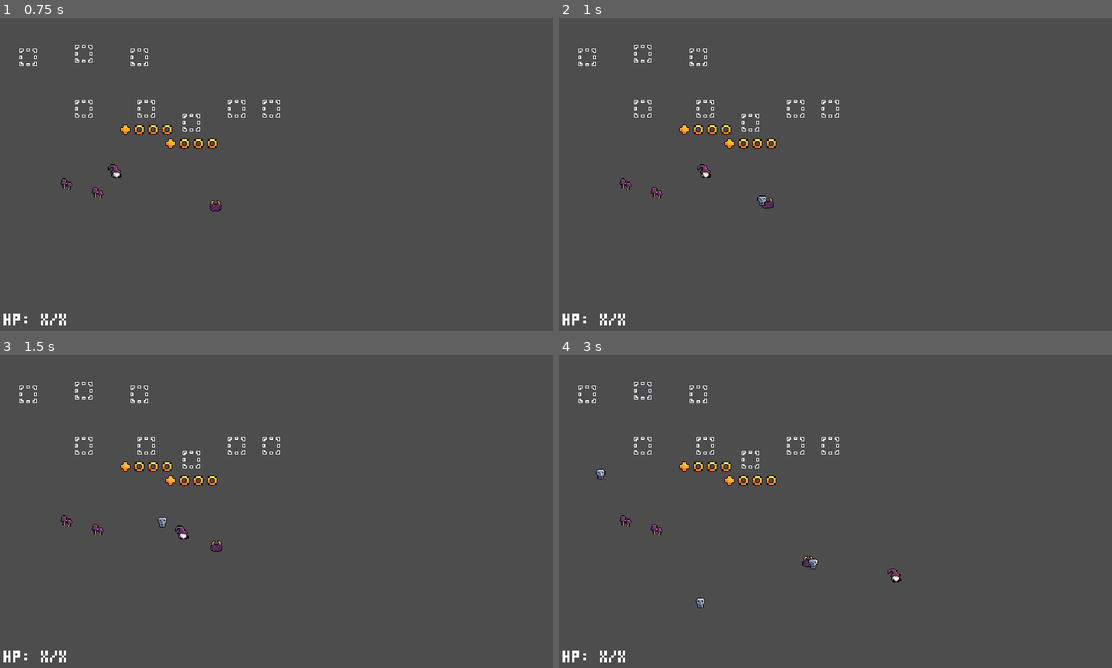
Above: before the commit, frames 1-4 (two rows, left to right).
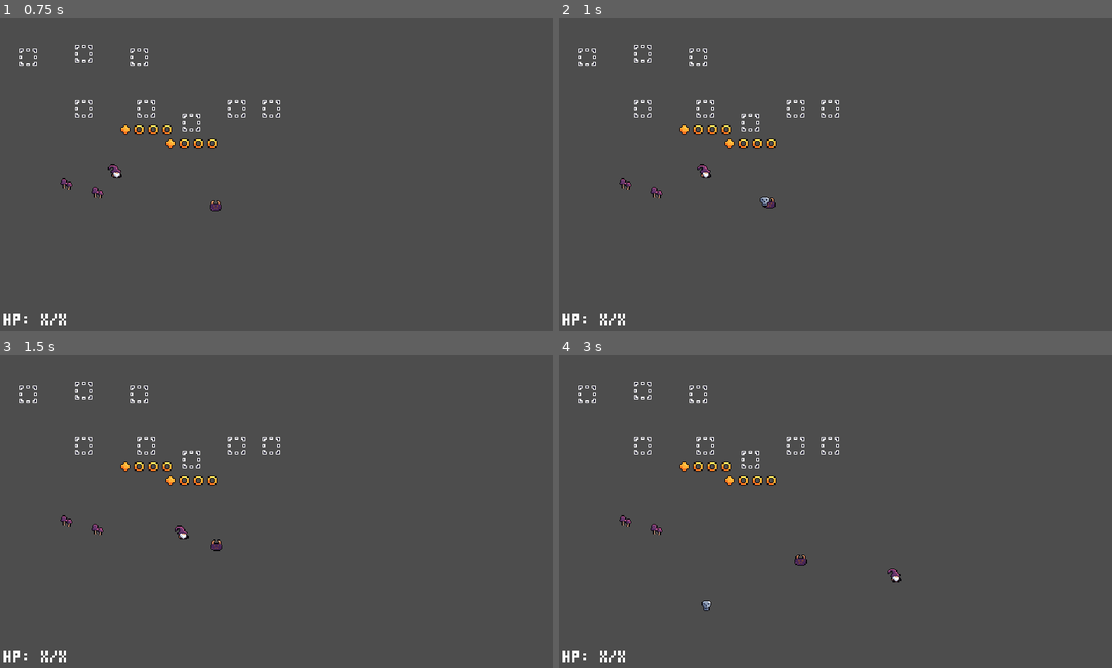
Above: after the commit, the same moments.

Repository: Felix1Stein/godot-alchemist-renew
Game: Godot game, scene res://Scenes/main.tscn
The game is run twice, just before and just after one commit, with the same random seed, the same clock (stepped at 60 frames per second) and the same inputs.
Inputs (mouse positions are in pixels of both pictures, inside the frame that each line leads up to):
- Up to frame 1 (0.75 s): tap Enter at 0.5 s; move the mouse to (398, 158) at 0.52 s; hold D (move_right_p1) from 0.53 s (still down); right-click (398, 158) at 0.6 s
- Up to frame 2 (1 s): keep holding D (move_right_p1)
- Up to frame 3 (1.5 s): move the mouse to (165, 527) at 1.27 s; release D (move_right_p1) at 1.28 s; hold S (move_down_p1) from 1.28 s (still down); click (165, 527) at 1.35 s
- Up to frame 4 (3 s): move the mouse to (890, 442) at 2.02 s; release S (move_down_p1) at 2.03 s; hold D (move_right_p1) 2.03-2.78 s; tap Shift (dash_p1) at 2.1 s; move the mouse to (807, 574) at 2.77 s; hold W (move_up_p1) from 2.78 s (still down); tap E (interact_p1) at 2.85 s

Frame 1 is identical in both runs. In frame 2, less than 0.1% of the frame differs, in the area x 35-40%, y 56-61%; in frame 3, less than 0.1%; in frame 4, 0.3%, in the area x 6-47%, y 36-82%.

Commit message:
Adds damage and health management for projectiles

Diff:
--- a/Prefabs/Inventory.tscn
+++ b/Prefabs/Inventory.tscn
@@ -7,6 +7,8 @@
 radius = 8.0
 
 [node name="Inventory" type="Area2D" node_paths=PackedStringArray("item_slot_node", "item_selector_node", "drop_position_node")]
+collision_layer = 8
+collision_mask = 9
 script = ExtResource("1_jmc5l")
 item_slot_node = NodePath("ItemSlotNode")
 item_selector_node = NodePath("SlotSelector")
--- a/Prefabs/Inventory_Equipment.tscn
+++ b/Prefabs/Inventory_Equipment.tscn
@@ -7,6 +7,8 @@
 radius = 8.0
 
 [node name="Equipment_Inventory" type="Area2D" node_paths=PackedStringArray("item_slot_node", "item_selector_node", "drop_position_node")]
+collision_layer = 8
+collision_mask = 9
 script = ExtResource("1_bnb3g")
 item_slot_node = NodePath("ItemSlotNode")
 item_selector_node = NodePath("SlotSelector")
--- a/Prefabs/Player.tscn
+++ b/Prefabs/Player.tscn
@@ -9,6 +9,8 @@
 [ext_resource type="PackedScene" uid="uid://df3h7qev1b10s" path="res://Prefabs/Projectile.tscn" id="5_m6eus"]
 [ext_resource type="PackedScene" uid="uid://ca66btq5a5yue" path="res://Prefabs/Inventory.tscn" id="5_q7ju7"]
 [ext_resource type="PackedScene" uid="uid://dwrxxsspbsq1f" path="res://Prefabs/Inventory_Equipment.tscn" id="6_2u3sn"]
+[ext_resource type="Script" path="res://Scripts/Components/HealthManager.gd" id="8_lpnq2"]
+[ext_resource type="Script" path="res://Scripts/Components/DamageManager.gd" id="9_ulep0"]
 
 [sub_resource type="RectangleShape2D" id="RectangleShape2D_vmpq1"]
 size = Vector2(16, 16)
@@ -19,12 +21,14 @@
 [sub_resource type="RectangleShape2D" id="RectangleShape2D_7v2hc"]
 size = Vector2(18, 19)
 
-[node name="Player" type="CharacterBody2D" node_paths=PackedStringArray("player_movement", "player_inventory_manager", "sprite")]
+[node name="Player" type="CharacterBody2D" node_paths=PackedStringArray("player_movement", "player_inventory_manager", "sprite", "health_manager", "damage_manager")]
 script = ExtResource("1_0hqv5")
 player_data = ExtResource("2_wscap")
 player_movement = NodePath("PlayerMovement")
 player_inventory_manager = NodePath("PlayerInventoryManager")
 sprite = NodePath("Sprite")
+health_manager = NodePath("HealthManager")
+damage_manager = NodePath("DamageManager")
 
 [node name="PlayerMovement" type="Node" parent="." node_paths=PackedStringArray("player_manager")]
 script = ExtResource("3_tkdwy")
@@ -54,16 +58,22 @@
 shape = SubResource("RectangleShape2D_vmpq1")
 debug_color = Color(0, 0, 0, 0.454902)
 
-[node name="HealthComponent" type="Area2D" parent="."]
+[node name="HealthManager" type="Area2D" parent="."]
+collision_layer = 2
+collision_mask = 4
+script = ExtResource("8_lpnq2")
 
-[node name="Hurtbox" type="CollisionShape2D" parent="HealthComponent"]
+[node name="Hurtbox" type="CollisionShape2D" parent="HealthManager"]
 position = Vector2(0, 0.5)
 shape = SubResource("RectangleShape2D_h1nrs")
 debug_color = Color(0.921569, 0, 0.254902, 0.227451)
 
-[node name="AttackComponent" type="Area2D" parent="."]
+[node name="DamageManager" type="Area2D" parent="."]
+collision_layer = 4
+collision_mask = 2
+script = ExtResource("9_ulep0")
 
-[node name="Attackbox" type="CollisionShape2D" parent="AttackComponent"]
+[node name="Attackbox" type="CollisionShape2D" parent="DamageManager"]
 position = Vector2(0, 0.5)
 shape = SubResource("RectangleShape2D_7v2hc")
 debug_color = Color(0.87451, 0.34902, 0.294118, 0.270588)
@@ -75,3 +85,5 @@
 [node name="Equipment_Inventory" parent="." instance=ExtResource("6_2u3sn")]
 position = Vector2(0, 1)
 collection_item_types = 2
+
+[connection signal="area_entered" from="DamageManager" to="DamageManager" method="_on_area_entered"]
--- a/Prefabs/PotionGenerationPipeline/InventoryExtractor.tscn
+++ b/Prefabs/PotionGenerationPipeline/InventoryExtractor.tscn
@@ -47,6 +47,8 @@
 autowrap_mode = 1
 
 [node name="Interactible" type="Area2D" parent="."]
+collision_layer = 8
+collision_mask = 9
 script = ExtResource("5_tafhg")
 
 [node name="CollisionBox" type="CollisionShape2D" parent="Interactible"]
--- a/Prefabs/PotionGenerationPipeline/PotionCreator.tscn
+++ b/Prefabs/PotionGenerationPipeline/PotionCreator.tscn
@@ -6,6 +6,8 @@
 [ext_resource type="Resource" uid="uid://nkrutr0ubyl6" path="res://Resources/TestPotionCard.tres" id="4_v2kat"]
 [ext_resource type="Script" path="res://Scripts/DataContainers/EssenceData.gd" id="5_xsttq"]
 [ext_resource type="Script" path="res://Scripts/DataContainers/EssenceBundleData.gd" id="6_03e4k"]
+[ext_resource type="Script" path="res://Scripts/DataContainers/DamageData.gd" id="7_e4rju"]
+[ext_resource type="Script" path="res://Scripts/DataContainers/ProjectileData.gd" id="7_hi13n"]
 [ext_resource type="Script" path="res://Scripts/DataContainers/PotionData.gd" id="7_k5vso"]
 [ext_resource type="Script" path="res://Scripts/DataContainers/PotionCardData.gd" id="8_6ywq4"]
 [ext_resource type="PackedScene" uid="uid://c6dwsk64s4c0c" path="res://Prefabs/PotionCardRenderer.tscn" id="9_oaqok"]
@@ -22,13 +24,22 @@
 script = ExtResource("6_03e4k")
 essences = Array[ExtResource("5_xsttq")]([SubResource("Resource_xrp7h")])
 
+[sub_resource type="Resource" id="Resource_fd74b"]
+script = ExtResource("7_e4rju")
+contact_damage = 1
+
+[sub_resource type="Resource" id="Resource_3027h"]
+script = ExtResource("7_hi13n")
+damage = SubResource("Resource_fd74b")
+speed = 100.0
+destroy_on_contact = true
+
 [sub_resource type="Resource" id="Resource_uxsmv"]
 script = ExtResource("7_k5vso")
 max_uses = 16
 uses = 16
 usage_delay = 0.1
-damage = 1
-speed = 500.0
+projectile_data = SubResource("Resource_3027h")
 name = "ITEM NAME"
 description = "ITEM DESCRIPTION"
 gold_value = 0
@@ -49,13 +60,22 @@
 script = ExtResource("6_03e4k")
 essences = Array[ExtResource("5_xsttq")]([SubResource("Resource_orlcv")])
 
+[sub_resource type="Resource" id="Resource_x7ndx"]
+script = ExtResource("7_e4rju")
+contact_damage = 1
+
+[sub_resource type="Resource" id="Resource_no6gl"]
+script = ExtResource("7_hi13n")
+damage = SubResource("Resource_x7ndx")
+speed = 100.0
+destroy_on_contact = true
+
 [sub_resource type="Resource" id="Resource_hovbd"]
 script = ExtResource("7_k5vso")
 max_uses = 10
 uses = 10
 usage_delay = 1.0
-damage = 1
-speed = 100.0
+projectile_data = SubResource("Resource_no6gl")
 name = "ITEM NAME"
 description = "ITEM DESCRIPTION"
 gold_value = 0
@@ -81,13 +101,22 @@
 script = ExtResource("6_03e4k")
 essences = Array[ExtResource("5_xsttq")]([SubResource("Resource_wf5it"), SubResource("Resource_u28wn")])
 
+[sub_resource type="Resource" id="Resource_gyhkq"]
+script = ExtResource("7_e4rju")
+contact_damage = 1
+
+[sub_resource type="Resource" id="Resource_dpwu8"]
+script = ExtResource("7_hi13n")
+damage = SubResource("Resource_gyhkq")
+speed = 100.0
+destroy_on_contact = true
+
 [sub_resource type="Resource" id="Resource_734ma"]
 script = ExtResource("7_k5vso")
 max_uses = 10
 uses = 10
 usage_delay = 1.0
-damage = 1
-speed = 100.0
+projectile_data = SubResource("Resource_dpwu8")
 name = "ITEM NAME"
 description = "ITEM DESCRIPTION"
 gold_value = 0
@@ -132,6 +161,8 @@
  "
 
 [node name="InteractiblePotionCreator" type="Area2D" parent="."]
+collision_layer = 8
+collision_mask = 9
 script = ExtResource("10_1uu8w")
 
 [node name="CollisionBox" type="CollisionShape2D" parent="InteractiblePotionCreator"]
@@ -144,6 +175,8 @@
 
 [node name="InteractibleShowCards" type="Area2D" parent="."]
 position = Vector2(40, 0)
+collision_layer = 8
+collision_mask = 9
 script = ExtResource("10_1uu8w")
 
 [node name="CollisionBox" type="CollisionShape2D" parent="InteractibleShowCards"]
--- a/Prefabs/PotionGenerationPipeline/RandomSelector.tscn
+++ b/Prefabs/PotionGenerationPipeline/RandomSelector.tscn
@@ -82,6 +82,8 @@
 autowrap_mode = 1
 
 [node name="Interactible" type="Area2D" parent="."]
+collision_layer = 8
+collision_mask = 9
 script = ExtResource("6_xifto")
 
 [node name="CollisionBox" type="CollisionShape2D" parent="Interactible"]
--- a/Prefabs/PotionGenerationPipeline/Subtractor.tscn
+++ b/Prefabs/PotionGenerationPipeline/Subtractor.tscn
@@ -57,6 +57,8 @@
 autowrap_mode = 1
 
 [node name="Interactible" type="Area2D" parent="."]
+collision_layer = 8
+collision_mask = 9
 script = ExtResource("6_y5xth")
 
 [node name="CollisionBox" type="CollisionShape2D" parent="Interactible"]
--- a/Prefabs/Projectile.tscn
+++ b/Prefabs/Projectile.tscn
@@ -1,13 +1,31 @@
-[gd_scene load_steps=4 format=3 uid="uid://df3h7qev1b10s"]
+[gd_scene load_steps=10 format=3 uid="uid://df3h7qev1b10s"]
 
 [ext_resource type="Script" path="res://Scripts/Components/Projectile.gd" id="1_rs14p"]
 [ext_resource type="Texture2D" uid="uid://b0djf7ak4wsq2" path="res://Assets/Characters/Skull.png" id="2_1s5g2"]
+[ext_resource type="Script" path="res://Scripts/DataContainers/ProjectileData.gd" id="2_je5i6"]
+[ext_resource type="Script" path="res://Scripts/DataContainers/DamageData.gd" id="2_oup66"]
+[ext_resource type="Script" path="res://Scripts/Components/DamageManager.gd" id="3_j30aw"]
+
+[sub_resource type="Resource" id="Resource_j5oat"]
+script = ExtResource("2_oup66")
+contact_damage = 1
+
+[sub_resource type="Resource" id="Resource_cgjky"]
+script = ExtResource("2_je5i6")
+damage = SubResource("Resource_j5oat")
+speed = 100.0
+destroy_on_contact = true
 
 [sub_resource type="CircleShape2D" id="CircleShape2D_ta8mo"]
-radius = 6.08276
+radius = 5.38516
 
-[node name="Projectile" type="Area2D"]
+[sub_resource type="CircleShape2D" id="CircleShape2D_uhvjy"]
+radius = 6.0
+
+[node name="Projectile" type="Area2D" node_paths=PackedStringArray("damage_manager")]
 script = ExtResource("1_rs14p")
+projectile_data = SubResource("Resource_cgjky")
+damage_manager = NodePath("DamageManager")
 
 [node name="Sprite" type="Sprite2D" parent="."]
 texture_filter = 1
@@ -16,4 +34,15 @@
 [node name="CollisionBox" type="CollisionShape2D" parent="."]
 shape = SubResource("CircleShape2D_ta8mo")
 
+[node name="DamageManager" type="Area2D" parent="."]
+collision_layer = 4
+collision_mask = 2
+script = ExtResource("3_j30aw")
+
+[node name="Attackbox" type="CollisionShape2D" parent="DamageManager"]
+shape = SubResource("CircleShape2D_uhvjy")
+debug_color = Color(0.87451, 0.34902, 0.294118, 0.270588)
+
 [connection signal="area_entered" from="." to="." method="_on_area_entered"]
+[connection signal="body_entered" from="." to="." method="_on_body_entered"]
+[connection signal="area_entered" from="DamageManager" to="DamageManager" method="_on_area_entered"]
--- a/Resources/PlayerResource.tres
+++ b/Resources/PlayerResource.tres
@@ -1,6 +1,7 @@
-[gd_resource type="Resource" script_class="PlayerData" load_steps=13 format=3 uid="uid://cx2iej1ncu50t"]
+[gd_resource type="Resource" script_class="PlayerData" load_steps=15 format=3 uid="uid://cx2iej1ncu50t"]
 
 [ext_resource type="Script" path="res://Scripts/DataContainers/CharacterMovementData.gd" id="1_fswep"]
+[ext_resource type="Script" path="res://Scripts/DataContainers/DamageData.gd" id="2_6v4cp"]
 [ext_resource type="Script" path="res://Scripts/DataContainers/HealthData.gd" id="2_wya41"]
 [ext_resource type="Script" path="res://Scripts/DataContainers/InputBindingData.gd" id="3_itskq"]
 [ext_resource type="Script" path="res://Scripts/DataContainers/InventoryData.gd" id="3_t2xli"]
@@ -18,6 +19,10 @@
 dash_speed_profile = SubResource("Curve_sml6q")
 dash_max_duration = 0.6
 dash_max_regeneration = 1.2
+
+[sub_resource type="Resource" id="Resource_rihn4"]
+script = ExtResource("2_6v4cp")
+contact_damage = 1
 
 [sub_resource type="Resource" id="Resource_lw3wd"]
 script = ExtResource("3_t2xli")
@@ -54,6 +59,7 @@
 player_name = "PLAYER 1"
 texture = ExtResource("5_w4rja")
 health = SubResource("Resource_qgn7e")
+damage = SubResource("Resource_rihn4")
 inventory = SubResource("Resource_vr7hp")
 equipment_inventory = SubResource("Resource_lw3wd")
 character_movement = SubResource("Resource_ow6ag")
--- a/Resources/TestPotionCard.tres
+++ b/Resources/TestPotionCard.tres
@@ -1,8 +1,10 @@
-[gd_resource type="Resource" script_class="PotionCardData" load_steps=8 format=3 uid="uid://nkrutr0ubyl6"]
+[gd_resource type="Resource" script_class="PotionCardData" load_steps=12 format=3 uid="uid://nkrutr0ubyl6"]
 
 [ext_resource type="Script" path="res://Scripts/DataContainers/EssenceData.gd" id="1_hbnef"]
 [ext_resource type="Script" path="res://Scripts/DataContainers/EssenceBundleData.gd" id="2_2yxnh"]
 [ext_resource type="Script" path="res://Scripts/DataContainers/PotionData.gd" id="3_5mp4c"]
+[ext_resource type="Script" path="res://Scripts/DataContainers/ProjectileData.gd" id="3_lbhpq"]
+[ext_resource type="Script" path="res://Scripts/DataContainers/DamageData.gd" id="3_x1mji"]
 [ext_resource type="Script" path="res://Scripts/DataContainers/PotionCardData.gd" id="4_2gvn8"]
 
 [sub_resource type="Resource" id="Resource_v5wqw"]
@@ -14,13 +16,21 @@
 script = ExtResource("2_2yxnh")
 essences = Array[ExtResource("1_hbnef")]([SubResource("Resource_v5wqw")])
 
+[sub_resource type="Resource" id="Resource_cr1rr"]
+script = ExtResource("3_x1mji")
+contact_damage = 4
+
+[sub_resource type="Resource" id="Resource_1hnph"]
+script = ExtResource("3_lbhpq")
+damage = SubResource("Resource_cr1rr")
+speed = 25.0
+
 [sub_resource type="Resource" id="Resource_62pwi"]
 script = ExtResource("3_5mp4c")
 max_uses = 10
 uses = 10
 usage_delay = 1.0
-damage = 1
-speed = 100.0
+projectile_data = SubResource("Resource_1hnph")
 name = "ITEM NAME"
 description = "ITEM DESCRIPTION"
 gold_value = 0
--- a/Scenes/main.tscn
+++ b/Scenes/main.tscn
@@ -24,8 +24,6 @@
 max_uses = 10
 uses = 10
 usage_delay = 1.0
-damage = 1
-speed = 100.0
 name = "ITEM NAME"
 description = "ITEM DESCRIPTION"
 gold_value = 0
@@ -65,6 +63,8 @@
 projectile_prefab = ExtResource("9_yf2lg")
 
 [node name="TargetChecker" type="Area2D" parent="Entities/TinyDevil" node_paths=PackedStringArray("influence_box")]
+collision_layer = 8
+collision_mask = 9
 script = ExtResource("8_hrs4x")
 influence_box = NodePath("InfluenceBox")
 
--- a/Scripts/Components/AttackManager.gd
+++ b/Scripts/Components/AttackManager.gd
@@ -38,7 +38,7 @@
 	projectile.position = get_parent().global_position
 
 	# ignores player velocity
-	projectile.velocity = projectile_direction.normalized() * potion_data.speed
+	projectile.direction = projectile_direction.normalized()
 
 	get_tree().root.add_child(projectile)
 
--- /dev/null
+++ b/Scripts/Components/DamageManager.gd
@@ -0,0 +1,12 @@
+extends Node
+class_name DamageManager
+
+var damage_data : DamageData
+
+
+# On area entered
+func _on_area_entered(area : Object) -> void:
+	print("DAMAGE AREA ENTERED " + str(area))
+	if area is HealthManager:
+		var health_manager : HealthManager = area as HealthManager
+		health_manager.attack(self)
--- /dev/null
+++ b/Scripts/Components/HealthManager.gd
@@ -0,0 +1,9 @@
+extends Node
+class_name HealthManager
+
+var health_data : HealthData
+
+
+# Executes attack
+func attack(damage_manager : DamageManager) -> void:
+	health_data.attack(damage_manager.damage_data)
--- a/Scripts/Components/PlayerManager.gd
+++ b/Scripts/Components/PlayerManager.gd
@@ -7,6 +7,9 @@
 @export var player_movement : PlayerMovement
 @export var player_inventory_manager : PlayerInventoryManager
 @export var sprite : Sprite2D
+
+@export var health_manager : HealthManager
+@export var damage_manager : DamageManager
 
 var tooltips_visible : bool = false
 var equipment_inventory_selected : bool = false
@@ -22,11 +25,18 @@
 # Ready
 func _ready():
 	initialize_sprite()
+	initialize_child_objects()
 
 
 # Sets player sprites
 func initialize_sprite() -> void:
 	sprite.texture = player_data.texture
+
+
+# Sets up child managers like the health manager
+func initialize_child_objects() -> void:
+	health_manager.health_data = player_data.health
+	damage_manager.damage_data = player_data.damage
 
 
 # Handles state-changes and switches to new state
--- a/Scripts/Components/Projectile.gd
+++ b/Scripts/Components/Projectile.gd
@@ -1,13 +1,40 @@
 extends Node2D
 class_name Projectile
 
-var velocity : Vector2 = Vector2.ZERO
+@export var projectile_data : ProjectileData
+@export var damage_manager : DamageManager
+
+var direction : Vector2 = Vector2.ZERO
+
+
+# Ready
+func _ready() -> void:
+	initialize_child_objects()
+
+
+# Sets up child managers like the damage manager
+func initialize_child_objects() -> void:
+	damage_manager.damage_data = projectile_data.damage
 
 
 # Process
 func _physics_process(delta : float) -> void:
-	position += velocity * delta
+	position += projectile_data.speed * direction * delta
 
 
+# Handles collision
+func handle_collision(other_node : Node2D) -> void:
+	print("Projectile node entered: " + str(other_node))
+
+	if projectile_data.destroy_on_contact == true:
+		queue_free()
+
+
+# On area entered
 func _on_area_entered(area : Area2D) -> void:
-	print(area)
+	handle_collision(area as Node2D)
+
+
+# On body entered
+func _on_body_entered(body: Node2D) -> void:
+	handle_collision(body)
--- a/Scripts/DataContainers/AttackData.gd
+++ /dev/null
@@ -1,4 +0,0 @@
-extends Resource
-class_name AttackData
-
-@export var contact_damage : int = 1
--- /dev/null
+++ b/Scripts/DataContainers/DamageData.gd
@@ -0,0 +1,9 @@
+extends Resource
+class_name DamageData
+
+@export var contact_damage : int = 1
+
+
+# Adds two damage objects, e.g. for potion generation
+func add(other_damage_data : DamageData) -> void:
+	contact_damage += other_damage_data.contact_damage
--- a/Scripts/DataContainers/HealthData.gd
+++ b/Scripts/DataContainers/HealthData.gd
@@ -15,9 +15,9 @@
 	self.health_points = health_points
 
 
-# Modifies health data according ot the attack_data ruleset
-func attack(attack_data : AttackData) -> void:
-	change_health(- attack_data.contact_damage)
+# Modifies health data according ot the damage_data ruleset
+func attack(damage_data : DamageData) -> void:
+	change_health(- damage_data.contact_damage)
 
 
 # Adds the delta to the health_points and handles potential death
--- a/Scripts/DataContainers/PlayerData.gd
+++ b/Scripts/DataContainers/PlayerData.gd
@@ -6,6 +6,7 @@
 @export var texture : Texture
 
 @export var health : HealthData
+@export var damage : DamageData
 @export var inventory : InventoryData
 @export var equipment_inventory : InventoryData
 @export var character_movement : CharacterMovementData
--- a/Scripts/DataContainers/PotionData.gd
+++ b/Scripts/DataContainers/PotionData.gd
@@ -5,8 +5,7 @@
 @export var uses : int = 10
 @export var usage_delay : float = 1
 
-@export var damage : int = 1
-@export var speed : float = 100
+@export var projectile_data : ProjectileData
 
 
 # Init
@@ -27,8 +26,7 @@
 
 	usage_delay = (usage_delay + other_potion_data.usage_delay) / 2
 
-	damage += other_potion_data.damage
-	speed = (speed + other_potion_data.speed) / 2
+	projectile_data.add(other_potion_data.projectile_data)
 
 
 # Checks if potion can be used and returns true otherwise false
--- /dev/null
+++ b/Scripts/DataContainers/ProjectileData.gd
@@ -0,0 +1,13 @@
+extends Resource
+class_name ProjectileData
+
+@export var damage : DamageData
+@export var speed : float = 100
+@export var destroy_on_contact : bool = true
+
+
+# Adds attributes of two projectile data components, e.g. for potion generation
+func add(other_projectile_data : ProjectileData) -> void:
+	damage.add(other_projectile_data.damage)
+	speed = (speed + other_projectile_data.speed) / 2
+	destroy_on_contact = destroy_on_contact || other_projectile_data.destroy_on_contact
--- a/project.godot
+++ b/project.godot
@@ -86,3 +86,7 @@
 
 2d_render/layer_1="Default"
 2d_render/layer_2="Tooltips"
+2d_physics/layer_1="Default"
+2d_physics/layer_2="HealthComponents"
+2d_physics/layer_3="DamageComponents"
+2d_physics/layer_4="Trigger"
Not shown: 1 places in Prefabs/Player.tscn that only renumber resources
Not shown: 1 places in Prefabs/PotionGenerationPipeline/PotionCreator.tscn that only renumber resources
